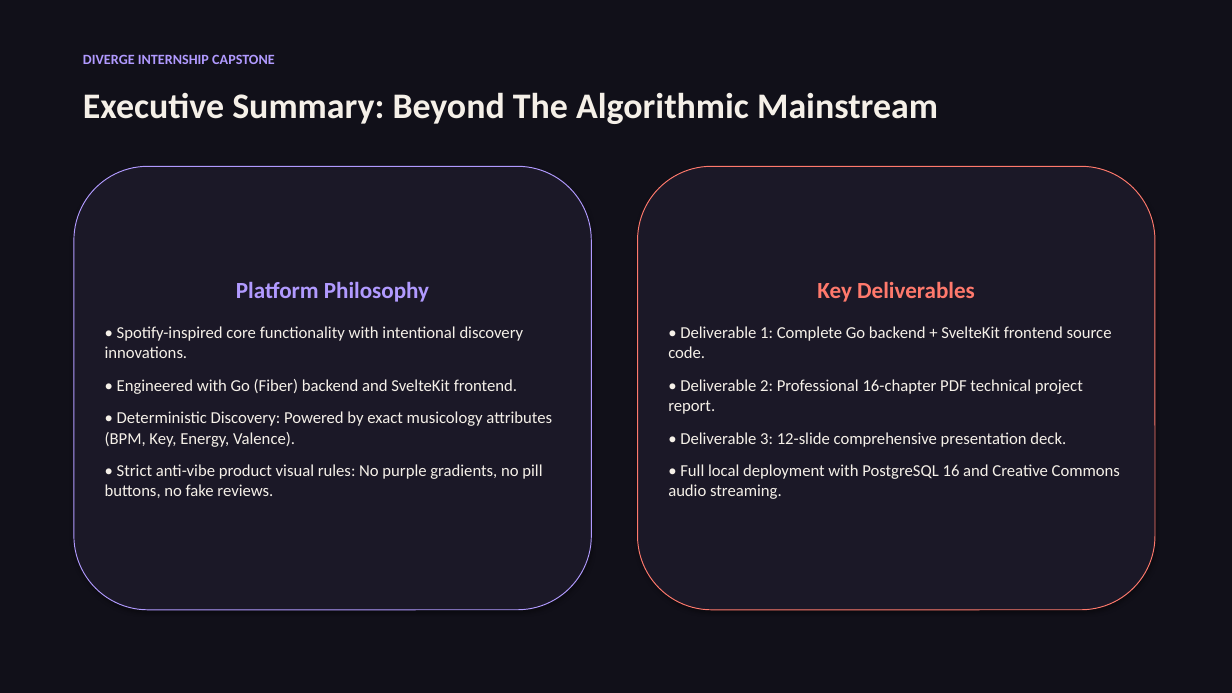
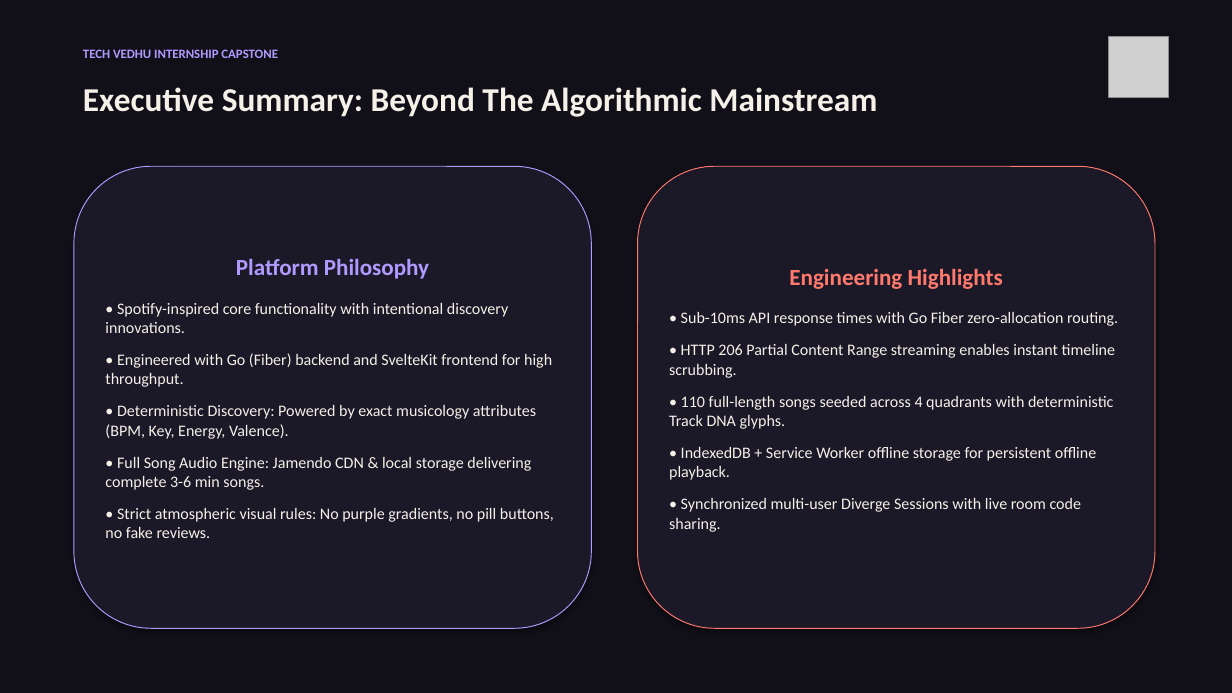
Before and after one commit to Dharsh606/DIVERGE, a slide deck: slide 2 of docs/presentation.pptx. Drawn at 1232x693 pixels with LibreOffice and Linux fonts; fonts in the diff are those of the drawing; grey boxes stand for pictures. Boxes give left, top, right and bottom in pixels: in the first picture for what was removed or moved away, otherwise in the second. Text is boxed around its words. In the diff, an @@ line names an element or a change of style, - is before the commit and + after.

Commit message:
feat: integrate official DIVERGE 3D logo, full songs audio engine, author metadata, and executive closing slide

```diff
--- a/docs/presentation.pptx
+++ b/docs/presentation.pptx
@@ text at (x1=83, y1=49, x2=278, y2=58): text changed; size 11 to 10 pt @@
-DIVERGE INTERNSHIP CAPSTONE
+TECH VEDHU INTERNSHIP CAPSTONE
@@ picture added at (x1=1109, y1=37, x2=1169, y2=97) @@
@@ text "Executive Summary: Beyond The Algorithmic ..." at (x1=83, y1=87, x2=877, y2=117): size 28 to 26 pt @@
@@ rounded rectangle "Platform Philosophy" resized from (x1=74, y1=166, x2=592, y2=610) to (x1=74, y1=166, x2=592, y2=628) @@
@@ rounded rectangle "Engineering Highlights" resized from (x1=638, y1=166, x2=1155, y2=610) to (x1=638, y1=166, x2=1155, y2=628) @@
@@ text in rounded rectangle at (x1=669, y1=268, x2=1118, y2=532): text changed; size 13 to 12.5 pt @@
-Key Deliverables
-• Deliverable 1: Complete Go backend + SvelteKit frontend source code.
-• Deliverable 2: Professional 16-chapter PDF technical project report.
-• Deliverable 3: 12-slide comprehensive presentation deck.
-• Full local deployment with PostgreSQL 16 and Creative Commons audio streaming.
+Engineering Highlights
+• Sub-10ms API response times with Go Fiber zero-allocation routing.
+• HTTP 206 Partial Content Range streaming enables instant timeline scrubbing.
+• 110 full-length songs seeded across 4 quadrants with deterministic Track DNA glyphs.
+• IndexedDB + Service Worker offline storage for persistent offline playback.
+• Synchronized multi-user Diverge Sessions with live room code sharing.
@@ text in rounded rectangle at (x1=105, y1=303, x2=536, y2=439): size 13 to 12.5 pt in "• Spotify-inspired core functionality with intentional disco ...", "• Deterministic Discovery: Powered by exact musicology ..." @@
@@ text in rounded rectangle at (x1=105, y1=353, x2=552, y2=387): text changed; size 13 to 12.5 pt @@
-• Engineered with Go (Fiber) backend and SvelteKit frontend.
+• Engineered with Go (Fiber) backend and SvelteKit frontend for high throughput.
@@ text in rounded rectangle at (x1=105, y1=457, x2=554, y2=538): text changed; size 13 to 12.5 pt @@
-• Strict anti-vibe product visual rules: No purple gradients, no pill buttons, no fake reviews.
+• Full Song Audio Engine: Jamendo CDN & local storage delivering complete 3-6 min songs.
+• Strict atmospheric visual rules: No purple gradients, no pill buttons, no fake reviews.
```
Also in this commit, not shown: 10 other slides changed, 1 slide added, 1 slide removed, 16 other files.
